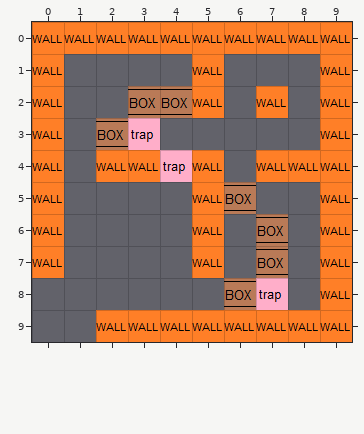
Tiled map: datas/maps/delta4.tmx. The picture above is the old version.
Cells are 32x32 px. Shown: x 0..9, y 0..9.
Now the later version:
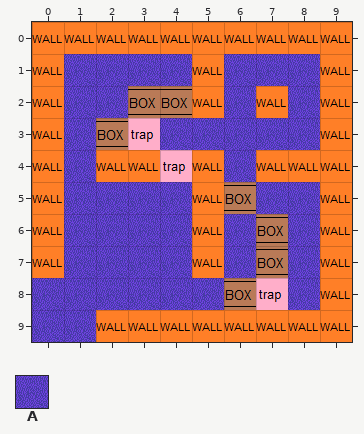
Key: from "moquette": A 1.
_ is an empty cell.
Tiles of an added or newly shown layer are drawn over the layers below it.
The commit says: Delta un peu ammélliorés, correction G4 et G2
From old to new:
Layer "moquette" (added):
The edit adds tile A in row 1 at x 1 to 4 and 6 to 8; in row 2 at x 1 to 2, 6 and 8; in row 3 at x 1 and 4 to 8; in row 4 at x 1 and 6; in row 5 at x 1 to 4 and 7 to 8; in rows 6 to 7 at x 1 to 4, 6 and 8.
The edit adds tile A in row 8 at x 0 to 5 and 8; in row 9 at x 0 to 1.
Changed places in both pictures, as pixel boxes (x1, y1, x2, y2):
added: (32, 54, 320, 342)
